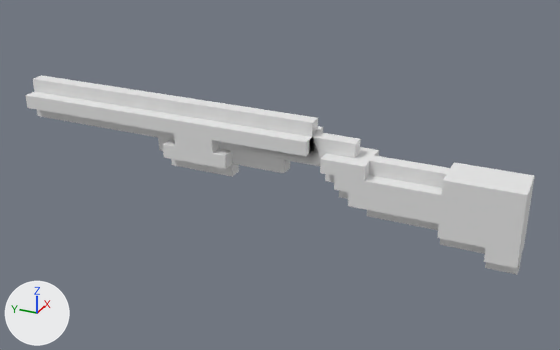
Before and after pictures for a commit that changed the OBJ model Assets/Props/Shotgun.obj.
One viewpoint serves both versions: a camera (50 mm lens) standing at (-2.72, -0.36, 6.09) and looking at (1.8, 1.68, 3.83). The axes (+X, +Y, +Z) are drawn at lower left. The lights are the same throughout. Where no turn or scale is listed for an object, it has been applied to the vertices.

The first picture shows 'Untitled'.
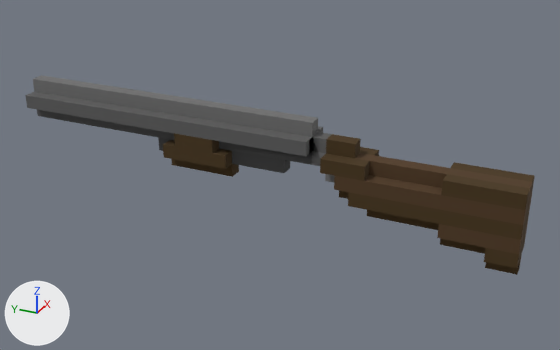
The newer file is also rescaled (x4.051), turned or shifted as a whole; pictures and numbers use the older file's frame.

Edits to the bpy script that builds the scene:
```text
Add img_shotgun_png:
    img_shotgun_png = load_image('Shotgun.png', 'Shotgun.png', 256, 1, 'sRGB')
Add mat_shotgun_palette:
    mat_shotgun_palette = principled_material('Shotgun:palette')
    mat_shotgun_palette.texture = img_shotgun_png
    mat_shotgun_palette.roughness = 0.992
Change me_untitled:
    where me_untitled.from_pydata(...)  # 168 vertices, 348 faces; spans x 1.6..1.9, y 0.0..3.7, z 3.5..4.3
    remove me_untitled.materials.append(mat_palette)  # white #e7e7e7
    add me_untitled.materials.append(mat_shotgun_palette)  # picture img_shotgun_png
```

Location of each change, (x1, y1, x2, y2) in pixels of the pictures (560 x 350 px):
'Untitled', recoloured
    both: (25, 75, 535, 275)
